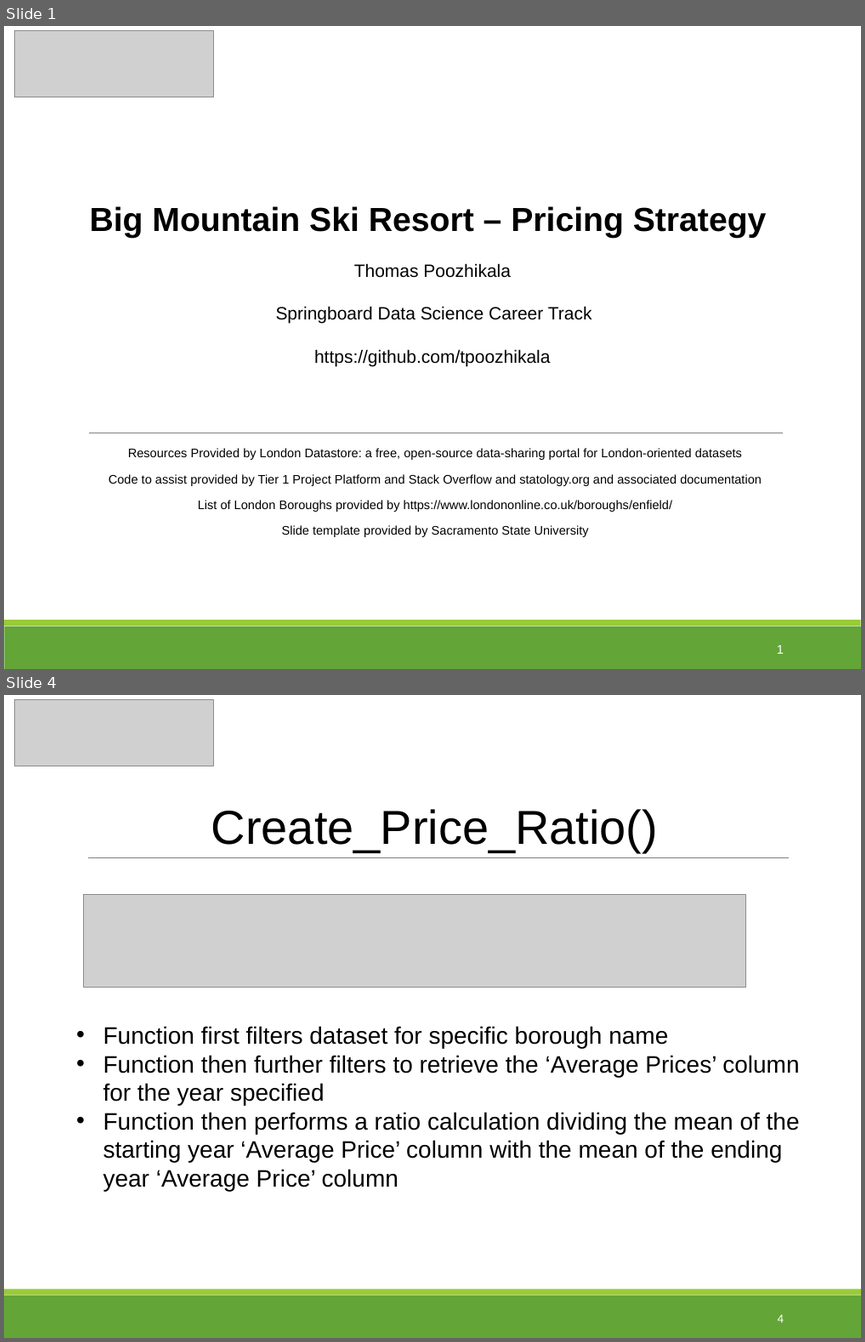
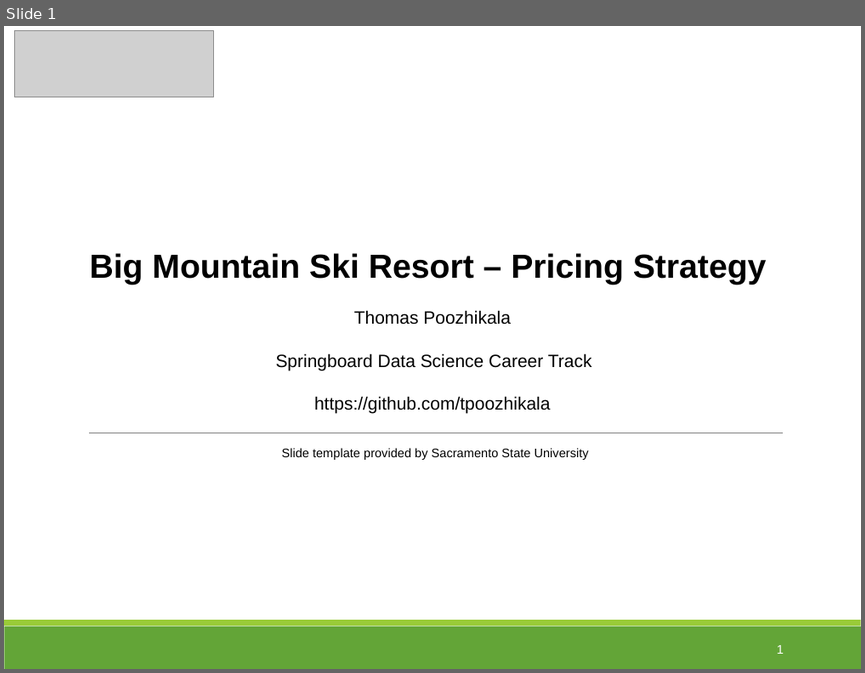
Before and after one commit to tpoozhikala/DataScienceGuidedCapstone, a slide deck: Guided_Capstone_Report_and_Presentation/Big_Mountain_Ski_Resort_Presentation.pptx. Shown one above the other, each under a label of ours: slides 1 and 4 before the commit, slide 1 after it; the slides between them are not shown. The pictures are 865x1342 and 865x673 pixels, drawn with LibreOffice and Linux fonts; fonts in the diff are those of the drawing; grey boxes stand for pictures. Boxes give left, top, right and bottom in pixels: in the first picture for what was removed or moved away, otherwise in the second. Text is boxed around its words. In the diff, an @@ line names an element or a change of style, - is before the commit and + after.

Commit message:
Modified project report and designed presentation slides for Guided Capstone

```diff
--- a/Guided_Capstone_Report_and_Presentation/Big_Mountain_Ski_Resort_Presentation.pptx
+++ b/Guided_Capstone_Report_and_Presentation/Big_Mountain_Ski_Resort_Presentation.pptx
@@ slide 4 removed at box(4, 695, 861, 1338), background #FFFFFF; not listed: 2 template elements that a slide beside it also shows @@
@@ picture removed at box(14, 700, 213, 766) @@
@@ title removed at box(211, 809, 658, 851) @@
-Create_Price_Ratio()
@@ line removed from (88, 858) to (788, 858) @@
@@ picture removed at box(84, 895, 746, 987) @@
@@ text removed at box(103, 1026, 800, 1191) @@
-• Function first filters dataset for specific borough name
-• Function then further filters to retrieve the ‘Average Prices’ column for the year specified
-• Function then performs a ratio calculation dividing the mean of the starting year ‘Average Price’ column with the mean of the ending year ‘Average Price’ column
@@ page number removed at box(778, 1314, 783, 1322) @@
-4
@@ slide 1 changed as well @@
@@ text "Big Mountain Ski Resort – ...": place and size @@
-text "Big Mountain Ski Resort – ..." at box(90, 206, 766, 366)
+text "Big Mountain Ski Resort – ..." at box(90, 253, 766, 413)
@@ text at box(109, 448, 761, 511): paragraphs removed @@
-Resources Provided by London Datastore: a free, open-source data-sharing portal for London-oriented datasets
-Code to assist provided by Tier 1 Project Platform and Stack Overflow and statology.org and associated documentation
-List of London Boroughs provided by https://www.londononline.co.uk/boroughs/enfield/
@@ text "Slide template provided by Sacramento ...": place and size @@
-text "Slide template provided by Sacramento ..." at box(109, 448, 761, 537)
+text "Slide template provided by Sacramento ..." at box(282, 448, 589, 460)
```
Also in this commit, not shown: 3 other slides changed, 4 slides added, 1 other slide removed, 1 other file.
